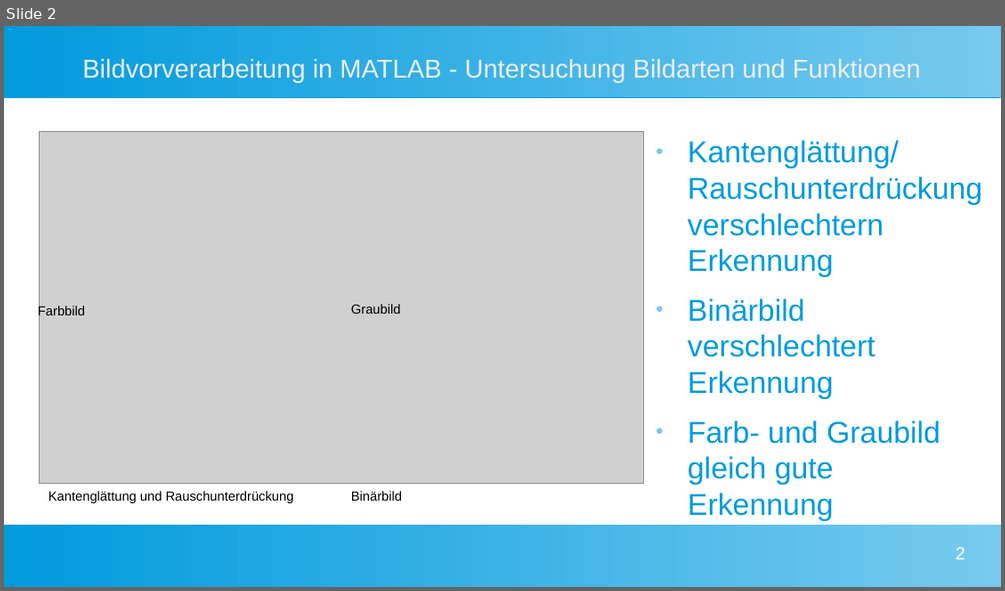
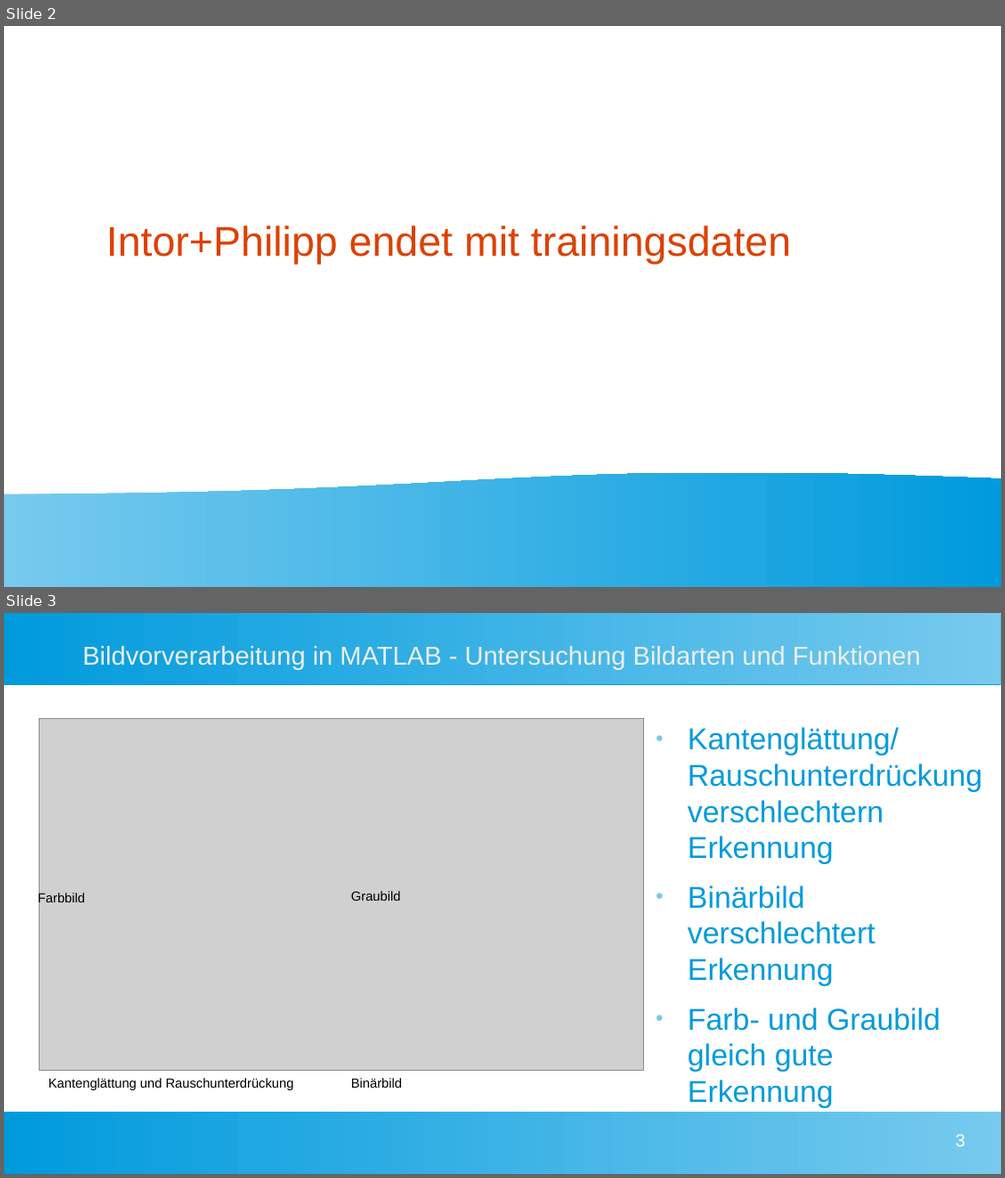
Before and after one commit to Commander-Philip/the-machine-learning-brick, a slide deck: docs/Präsentation.odp. Shown one above the other, each under a label of ours: slide 2 before the commit, slides 2 and 3 after it. The pictures are 1005x591 and 1005x1178 pixels, drawn with LibreOffice and Linux fonts; fonts in the diff are those of the drawing; grey boxes stand for pictures. Boxes give left, top, right and bottom in pixels: in the first picture for what was removed or moved away, otherwise in the second. Text is boxed around its words. In the diff, an @@ line names an element or a change of style, - is before the commit and + after.

```diff
--- a/docs/Präsentation.odp
+++ b/docs/Präsentation.odp
@@ slide 2 added at (4,26,1001,587), background #FFFFFF @@
@@ title added at (106,225,791,264), 33 pt, text #DD4100 @@
+Intor+Philipp endet mit trainingsdaten
@@ flow chart document added at (4,471,1001,587), fill gradient #77CAEE to #75C9EE to #73C9ED to #71C8ED to #6FC7ED to #6EC6ED @@
@@ what was slide 2 is now slide 3 @@
@@ page number at (955,1134,965,1146): text changed @@
-2
+3
```
Also in this commit, not shown: 3 slides changed, 2 other slides added.
